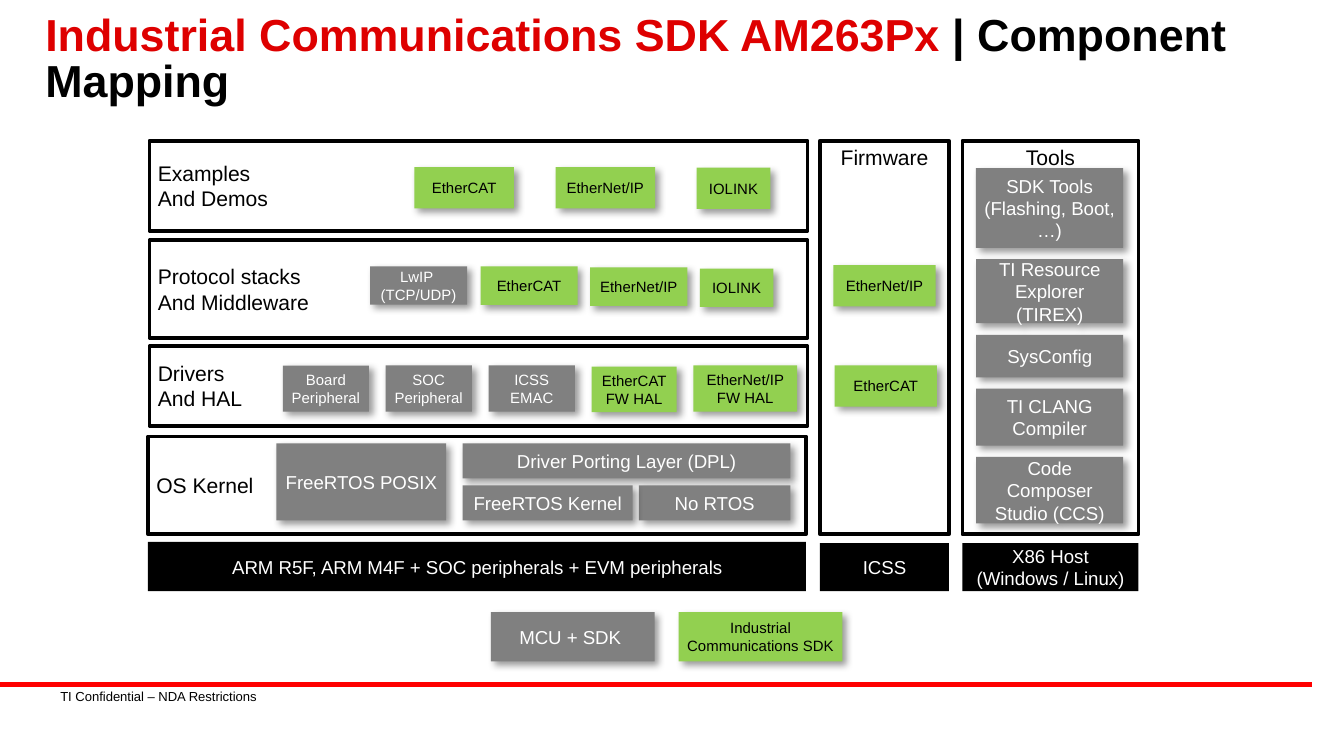
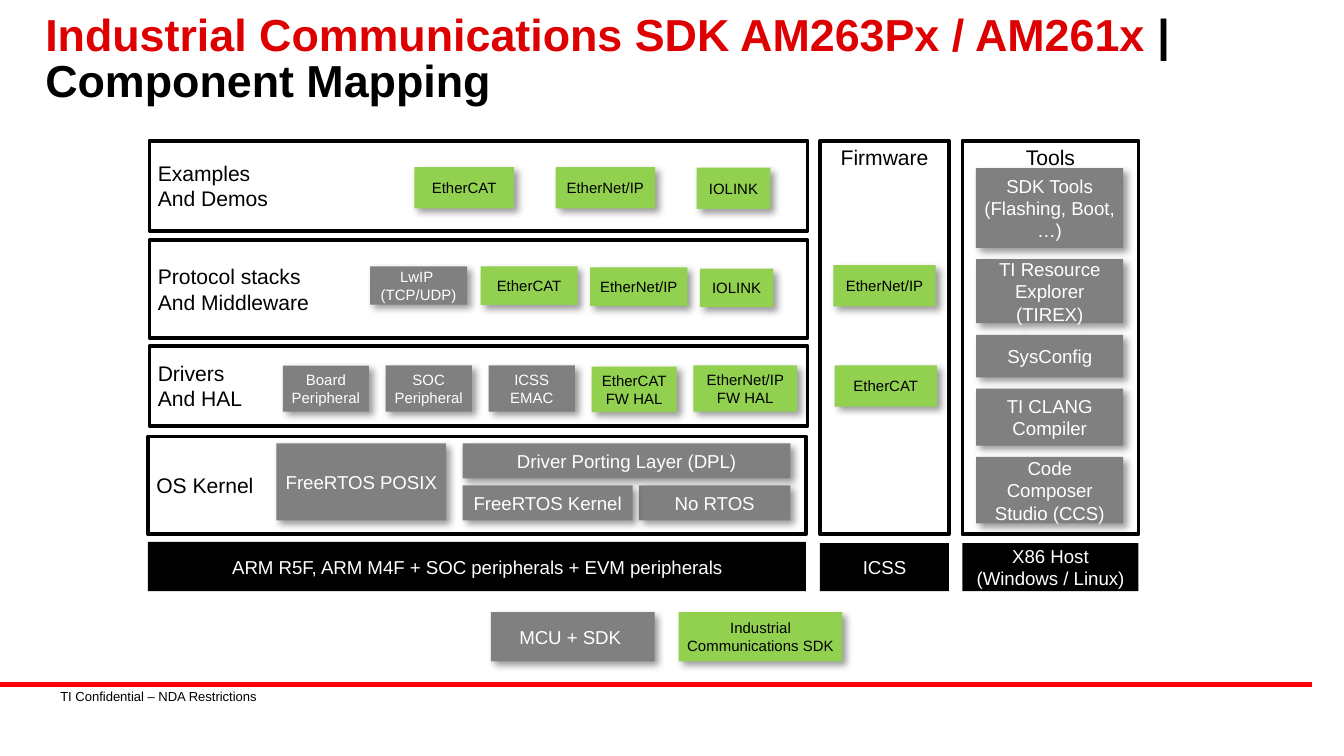
Before and after one commit to TexasInstruments/ind-comms-sdk, a slide deck: slide 3 of docs_src/docs/api_guide/images/images.pptx. Drawn at 1344x756 pixels with LibreOffice and Linux fonts; fonts in the diff are those of the drawing; background and template pictures are left out. Boxes give left, top, right and bottom in pixels: in the first picture for what was removed or moved away, otherwise in the second. Text is boxed around its words. In the diff, an @@ line names an element or a change of style, - is before the commit and + after.

```diff
--- a/docs_src/docs/api_guide/images/images.pptx
+++ b/docs_src/docs/api_guide/images/images.pptx
@@ title at bbox=[45, 18, 1144, 106]: text changed @@
-Industrial Communications SDK AM263Px | Component Mapping
+Industrial Communications SDK AM263Px / AM261x | Component Mapping
```
Also in this commit, not shown: 1 slide removed, 2 other files.
